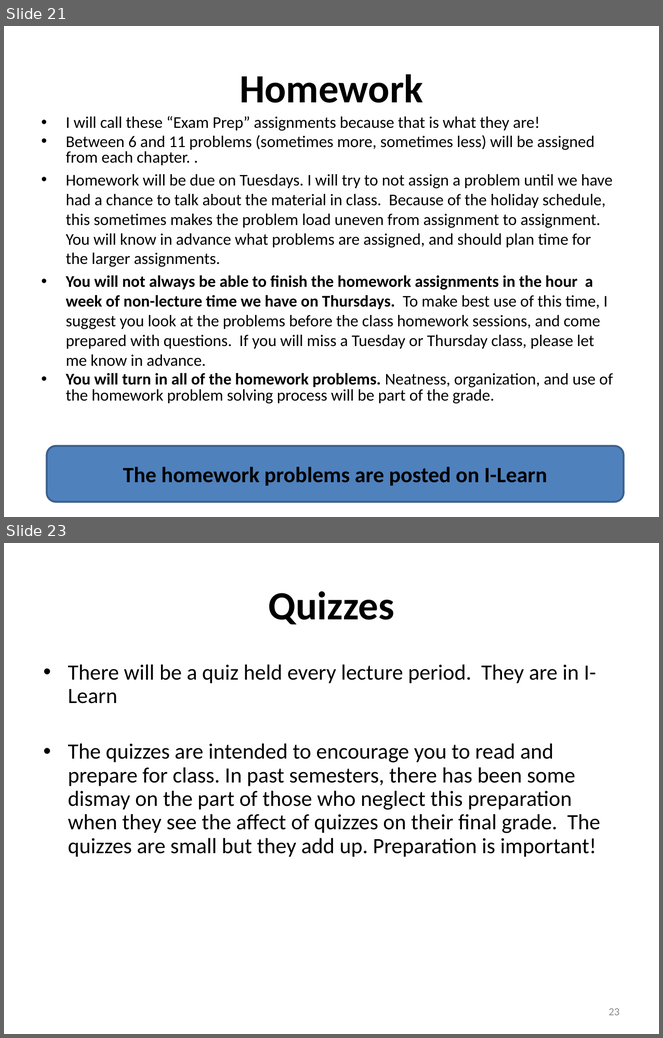
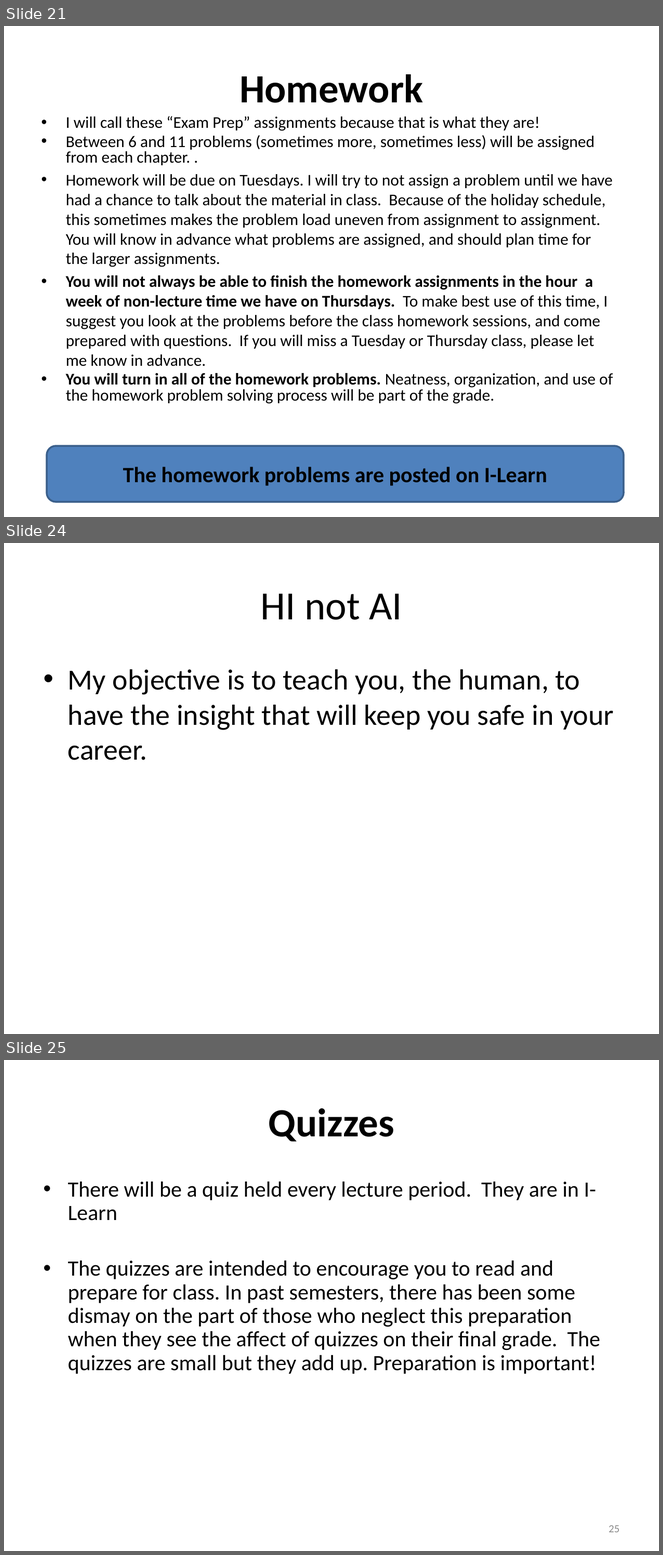
Before and after one commit to rtlines/PH223-Engineering-Physics, a slide deck: Slides/PH223_Lecture_01.pptx. Shown one above the other, each under a label of ours: slides 21 and 23 before the commit, slides 21, 24 and 25 after it; the slides between them are not shown. The pictures are 663x1038 and 663x1555 pixels, drawn with LibreOffice and Linux fonts; fonts in the diff are those of the drawing. Boxes give left, top, right and bottom in pixels: in the first picture for what was removed or moved away, otherwise in the second. Text is boxed around its words. In the diff, an @@ line names an element or a change of style, - is before the commit and + after.

```diff
--- a/Slides/PH223_Lecture_01.pptx
+++ b/Slides/PH223_Lecture_01.pptx
@@ slide 24 added at (4,543,659,1034), background #FFFFFF @@
@@ title added at (260,593,402,620), 44 pt, text #000000 @@
+HI not AI
@@ text added at (68,669,614,760), 32 pt, text #000000 @@
+• My objective is to teach you, the human, to have the insight that will keep you safe in your career.
@@ what was slide 23 is now slide 25 @@
@@ page number at (609,1525,620,1533): text changed @@
-23
+25
```
Also in this commit, not shown: 7 slides changed, 1 other slide added, 10 other files.
